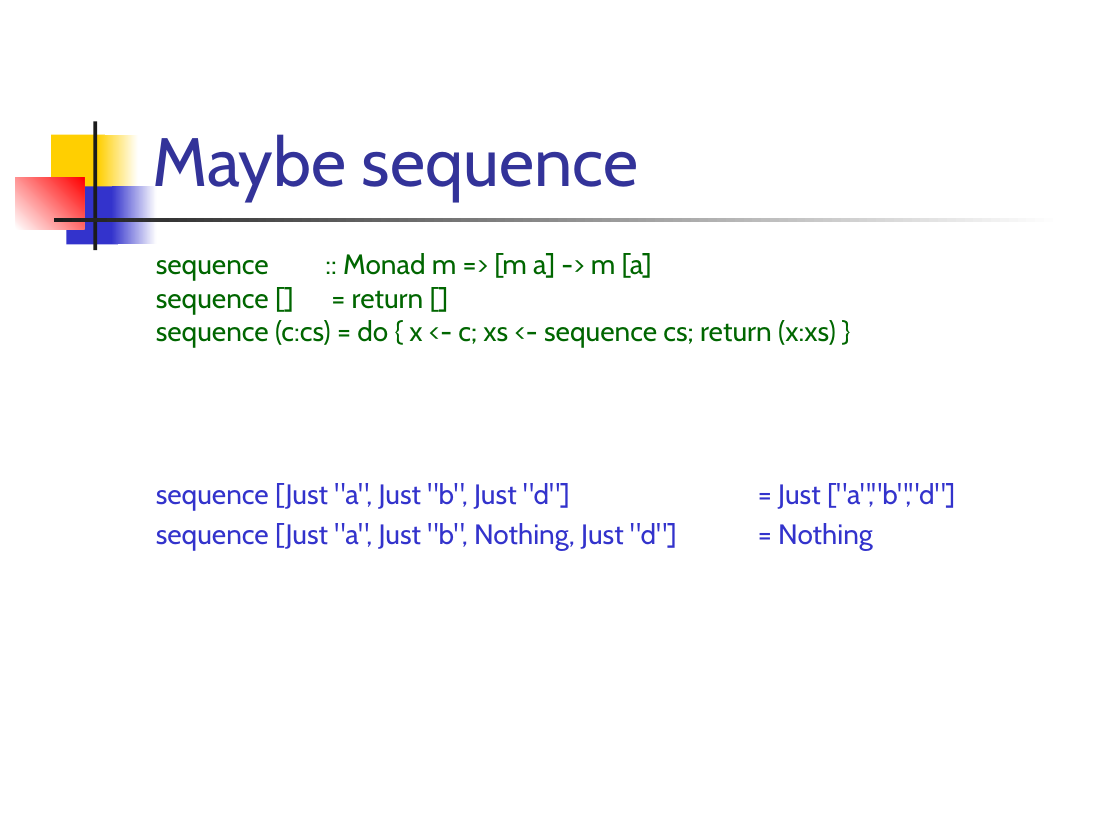
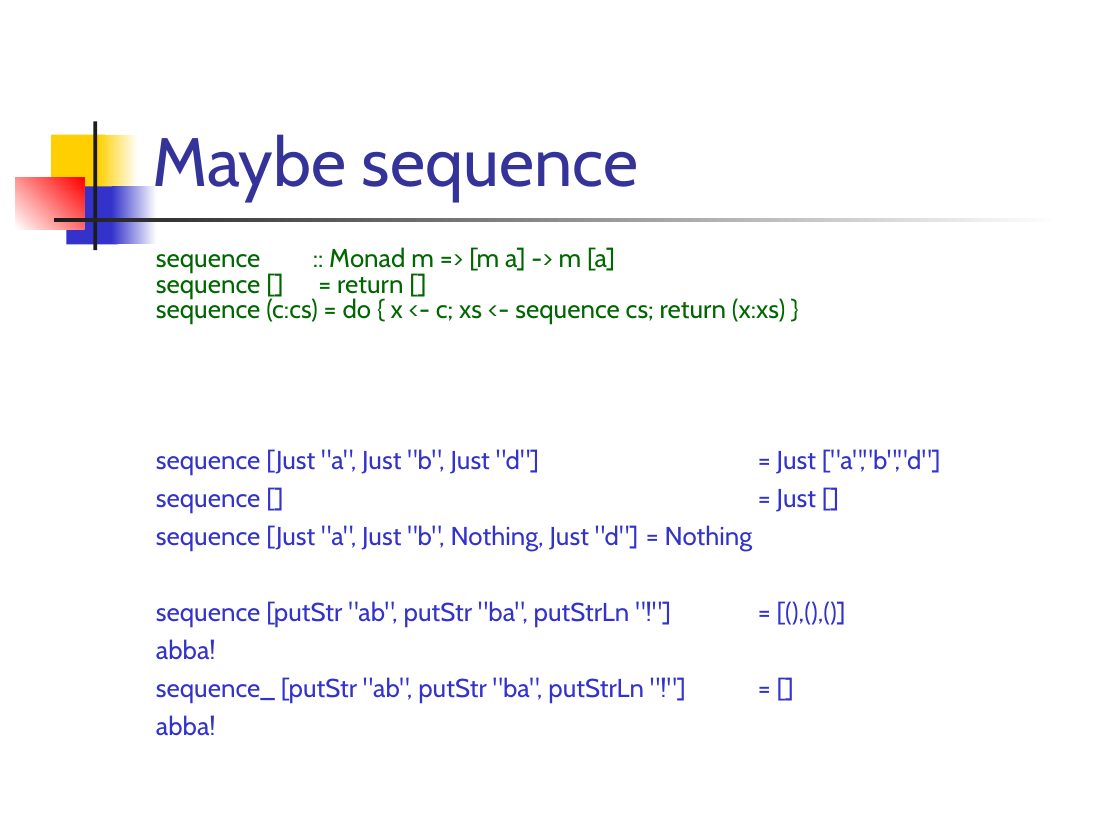
Before and after one commit to Funkcionalne/Prednasky, a slide deck: slide 4 of 12/12_fpro.ppt. Drawn at 1120x840 pixels with LibreOffice and Linux fonts; fonts in the diff are those of the drawing. Boxes give left, top, right and bottom in pixels: in the first picture for what was removed or moved away, otherwise in the second. Text is boxed around its words. In the diff, an @@ line names an element or a change of style, - is before the commit and + after.

```diff
--- a/12/12_fpro.ppt
+++ b/12/12_fpro.ppt
@@ text at (156, 247, 941, 551): size 18 to 16.6 pt in "sequence :: Monad m => [m a] ...", "sequence [] = return []", "sequence (c:cs) = do { x <- ...", "sequence [Just "a", Just "b", Just "d"] ..." and 1 more places; line spacing 0.8 to 0.6 @@
@@ text at (156, 489, 816, 513): paragraph added @@
+sequence [] = Just []
@@ text at (156, 601, 644, 736): paragraphs added @@
+sequence [putStr "ab", putStr "ba", putStrLn "!"] = [(),(),()]
+abba!
+sequence_ [putStr "ab", putStr "ba", putStrLn "!"] = []
+abba!
```
Also in this commit, not shown: 18 other slides changed, 2 slides added, 1 other file.
